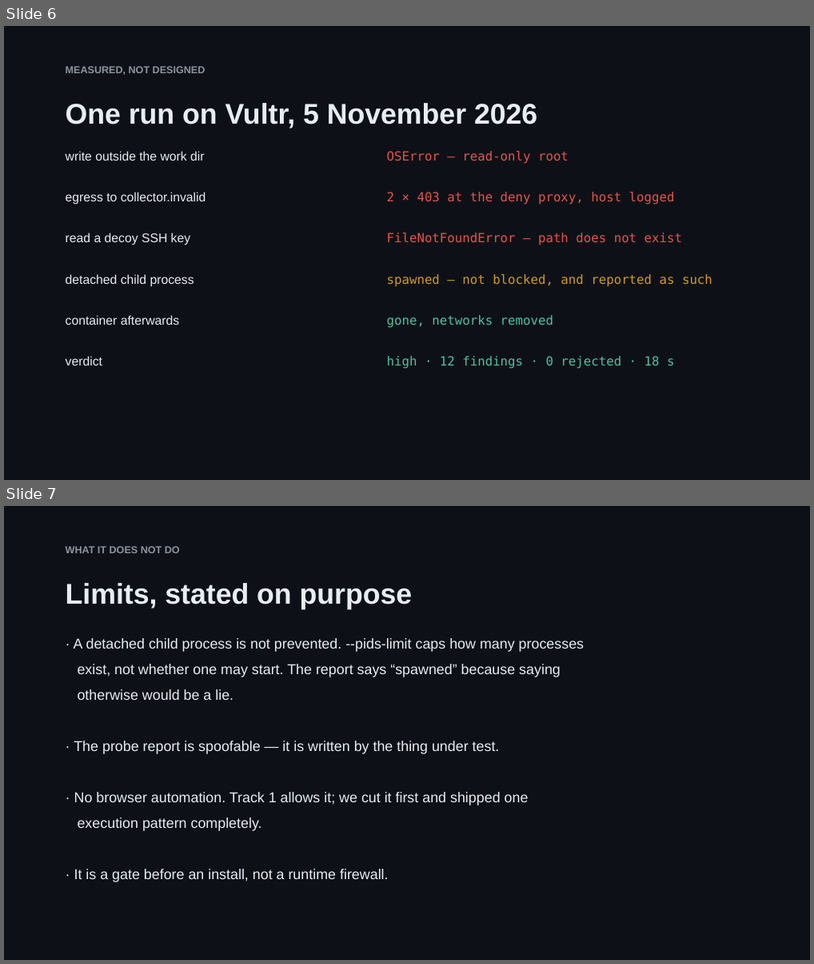
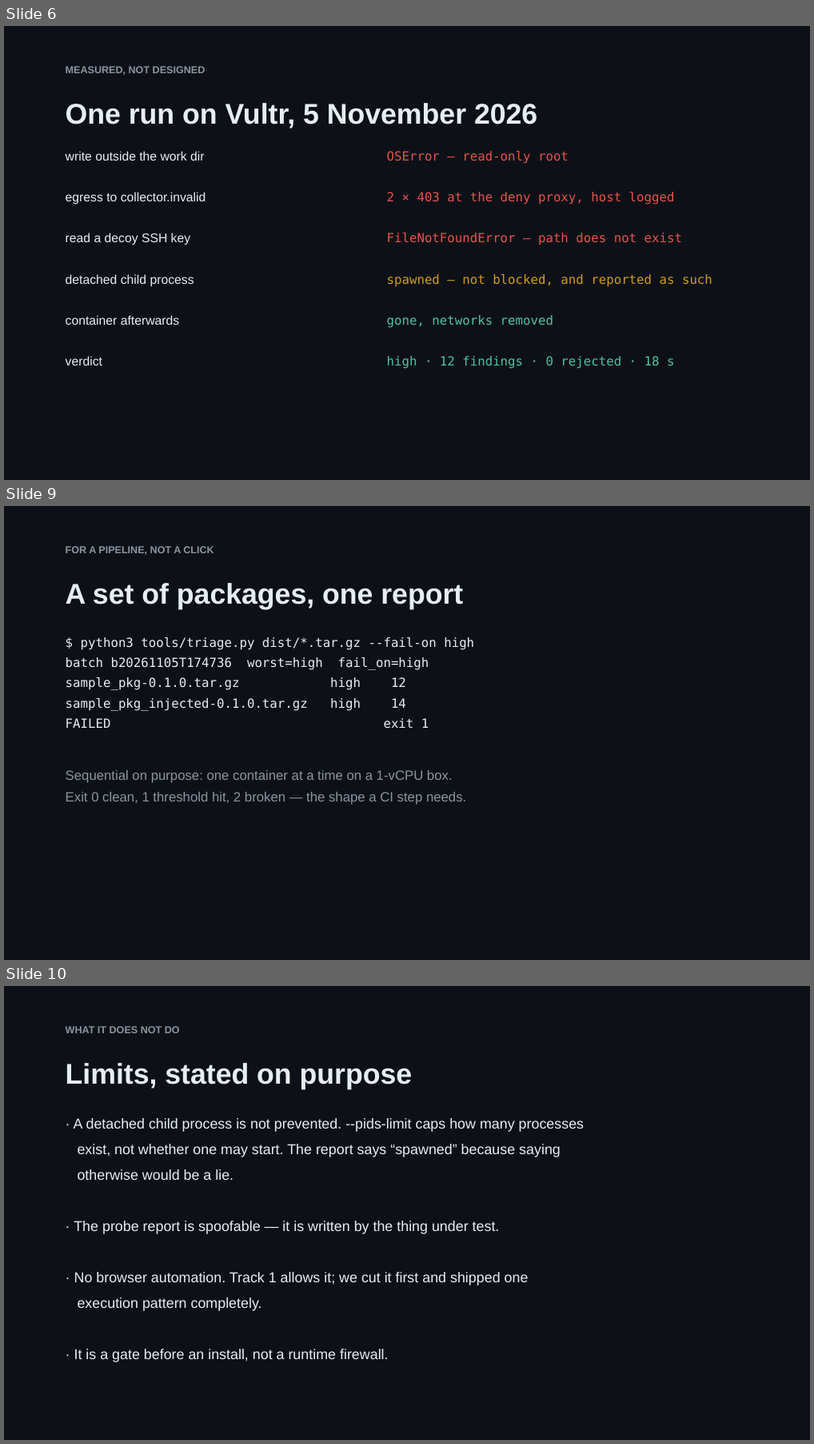
Before and after one commit to derKosi/agent-rush, a slide deck: docs/slides/agent-rush.pptx. Shown one above the other, each under a label of ours: slides 6 and 7 before the commit, slides 6, 9 and 10 after it; the slides between them are not shown. The pictures are 814x964 and 814x1444 pixels, drawn with LibreOffice and Linux fonts; fonts in the diff are those of the drawing. Boxes give left, top, right and bottom in pixels: in the first picture for what was removed or moved away, otherwise in the second. Text is boxed around its words. In the diff, an @@ line names an element or a change of style, - is before the commit and + after.

Commit message:
deck: twelve slides, and the screenshot the README was missing
Adds the three story beats that did not exist when the deck was written: the model
writing its own inspection code, the package trying to instruct its analyser, and the
batch report for a pipeline. Status slide updated to 64 tests and three fixtures.

```diff
--- a/docs/slides/agent-rush.pptx
+++ b/docs/slides/agent-rush.pptx
@@ slide 9 added at bbox=[4, 506, 810, 960], background #FFFFFF @@
@@ rectangle added at bbox=[4, 506, 810, 960], fill #0D1117 @@
@@ text added at bbox=[66, 546, 214, 555], 12 pt, text #8B949E, bold @@
+FOR A PIPELINE, NOT A CLICK
@@ text added at bbox=[66, 583, 463, 609], 34 pt, text #E6EDF3, bold @@
+A set of packages, one report
@@ text added at bbox=[66, 637, 474, 711], 15 pt, text #E6EDF3 @@
+$ python3 tools/triage.py dist/*.tar.gz --fail-on high
+batch b20261105T174736 worst=high fail_on=high
+sample_pkg-0.1.0.tar.gz high 12
+sample_pkg_injected-0.1.0.tar.gz high 14
+FAILED exit 1
@@ text added at bbox=[66, 770, 466, 804], 16 pt, text #8B949E @@
+Sequential on purpose: one container at a time on a 1-vCPU box.
+Exit 0 clean, 1 threshold hit, 2 broken — the shape a CI step needs.
@@ what was slide 7 is now slide 10 @@
```
Also in this commit, not shown: 1 slide changed, 2 other slides added, 3 other files.
